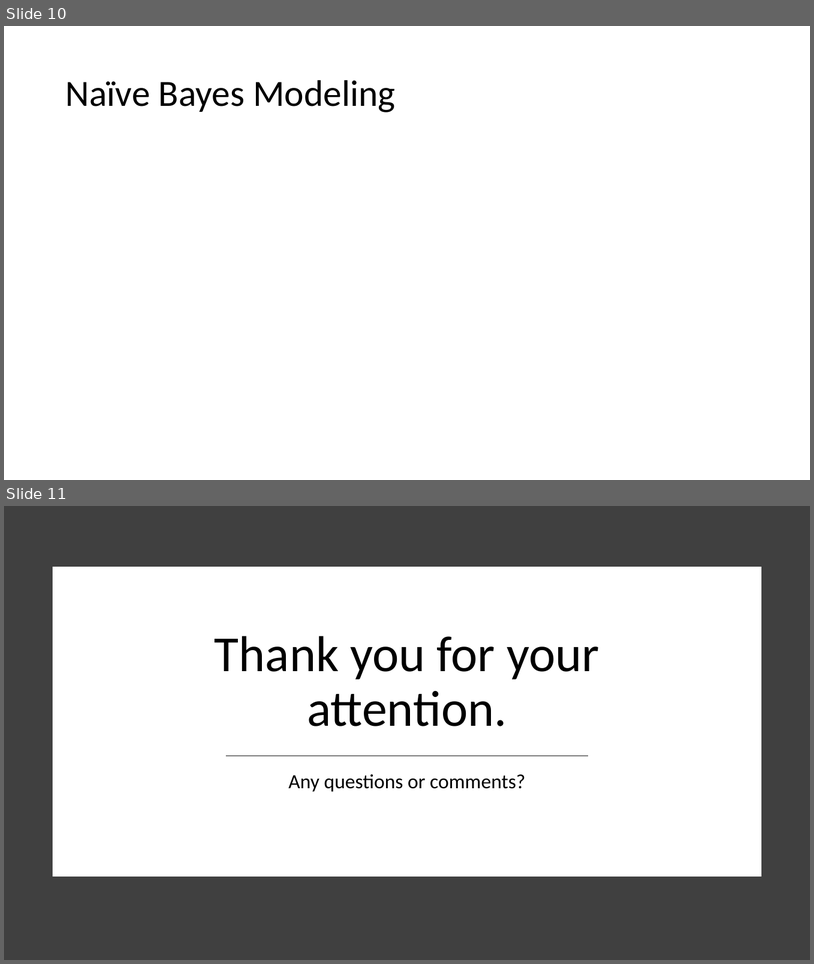
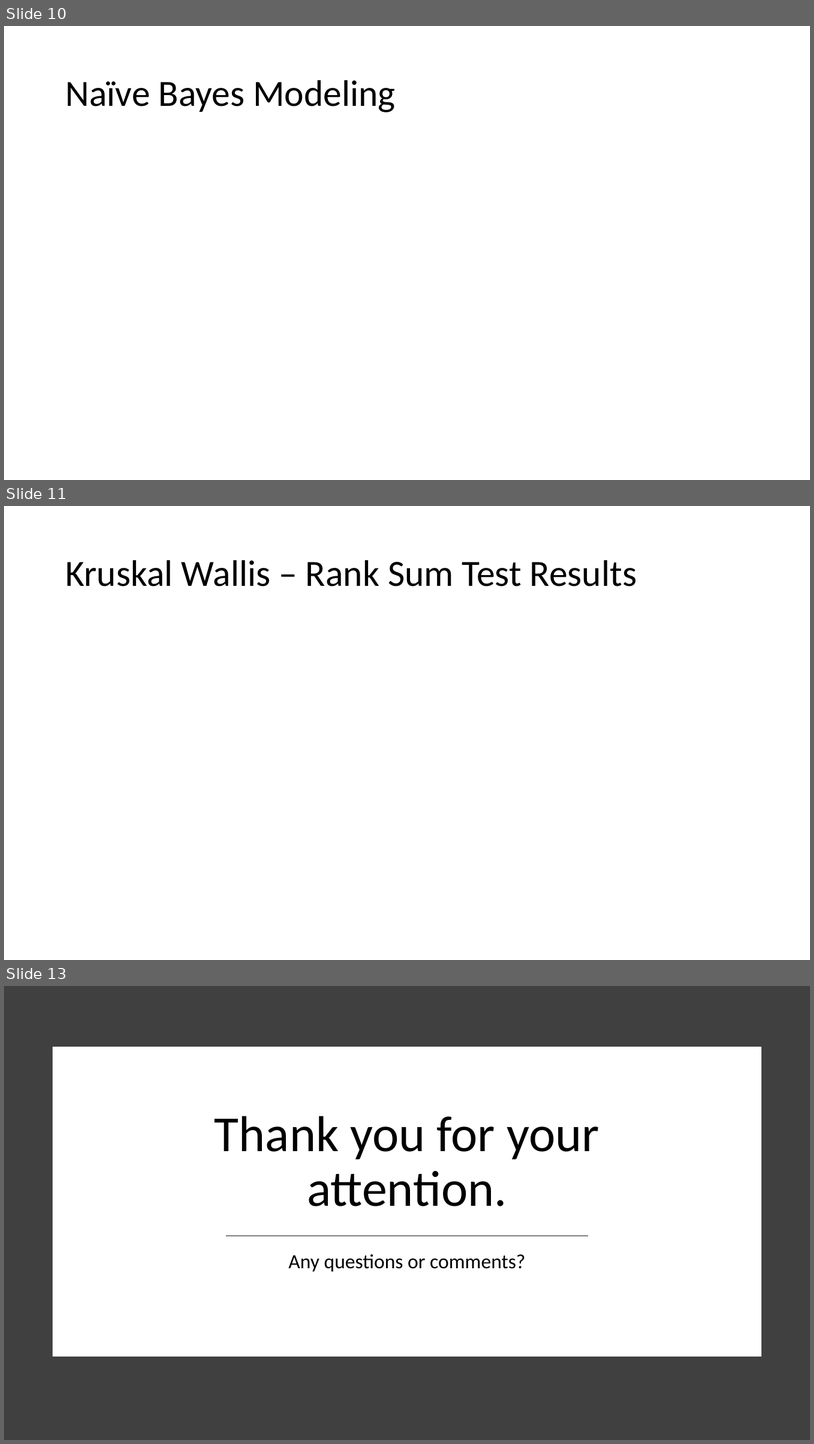
Before and after one commit to ericlaigaie/Case-Study-01, a slide deck: EDA_Presentation.pptx. Shown one above the other, each under a label of ours: slides 10 and 11 before the commit, slides 10, 11 and 13 after it; the slides between them are not shown. The pictures are 814x964 and 814x1444 pixels, drawn with LibreOffice and Linux fonts; fonts in the diff are those of the drawing. Boxes give left, top, right and bottom in pixels: in the first picture for what was removed or moved away, otherwise in the second. Text is boxed around its words. In the diff, an @@ line names an element or a change of style, - is before the commit and + after.

Commit message:
Update EDA_Presentation.pptx
Some quick fixes, added region rst results

```diff
--- a/EDA_Presentation.pptx
+++ b/EDA_Presentation.pptx
@@ slide 11 added at bbox=[4, 506, 810, 960], background #FFFFFF @@
@@ title added at bbox=[65, 560, 637, 586], 44 pt, text #000000 @@
+Kruskal Wallis – Rank Sum Test Results
@@ what was slide 11 is now slide 13 @@
```
Also in this commit, not shown: 1 other slide added.
